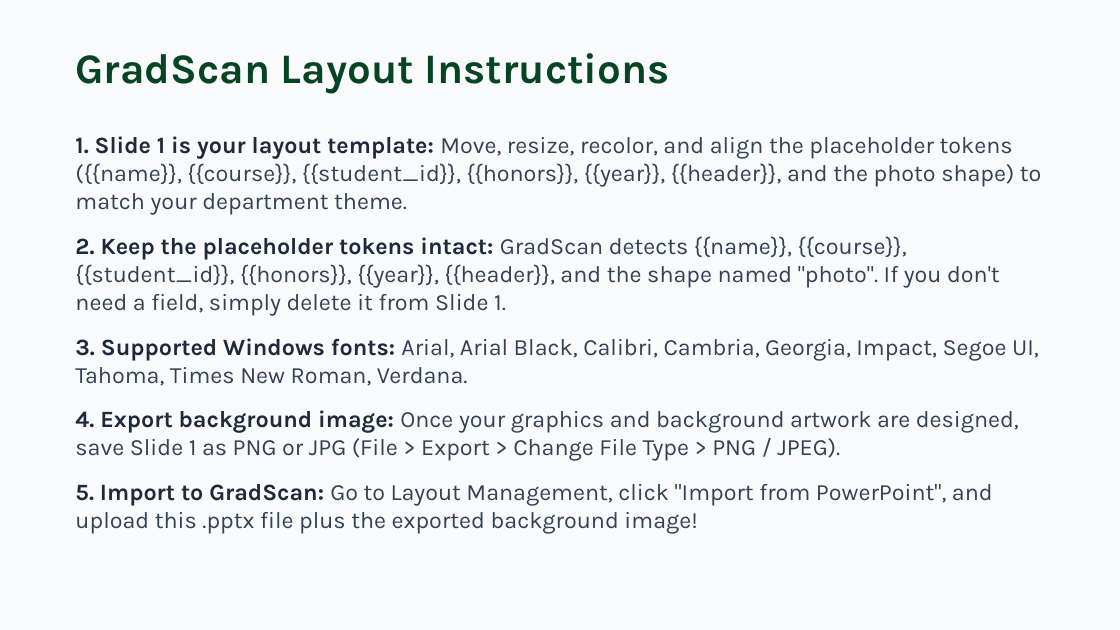
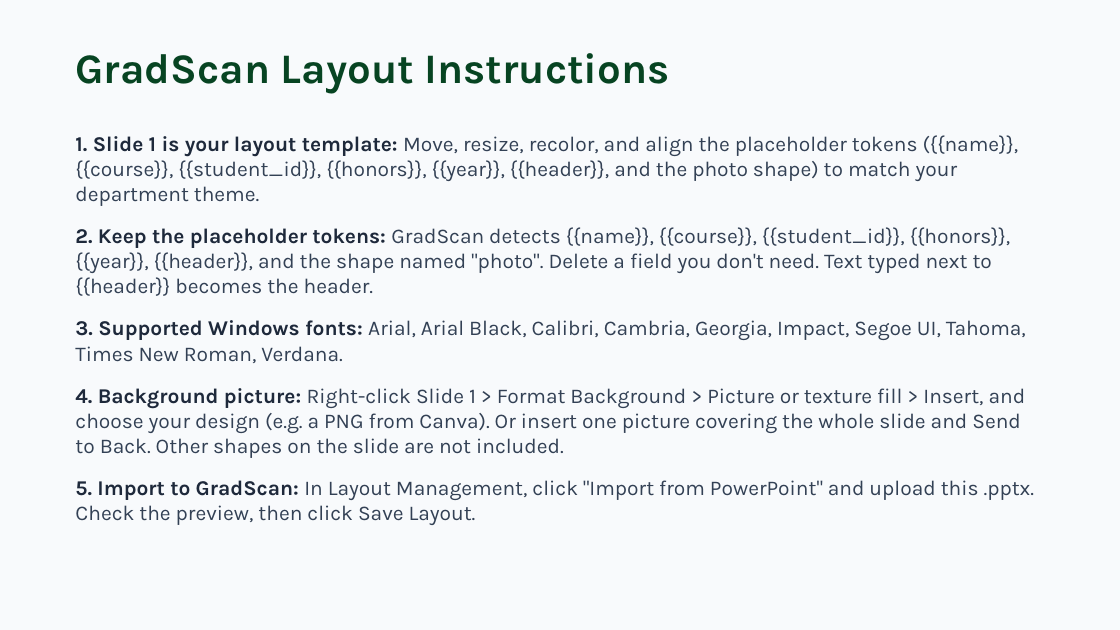
Before and after one commit to cantbe-blank/gradscan, a slide deck: slide 2 of templates/GradScan_Layout_Starter.pptx. Drawn at 1120x630 pixels with LibreOffice and Linux fonts; fonts in the diff are those of the drawing. Boxes give left, top, right and bottom in pixels: in the first picture for what was removed or moved away, otherwise in the second. Text is boxed around its words. In the diff, an @@ line names an element or a change of style, - is before the commit and + after.

```diff
--- a/templates/GradScan_Layout_Starter.pptx
+++ b/templates/GradScan_Layout_Starter.pptx
@@ text at (75,135,1026,363): size 20 to 18 pt in "1. Slide 1 is your layout template: ...", "3. Supported Windows fonts: Arial, Arial Black, ..." @@
@@ text at (75,227,1010,296): text changed; size 20 to 18 pt @@
-2. Keep the placeholder tokens intact: GradScan detects {{name}}, {{course}}, {{student_id}}, {{honors}}, {{year}}, {{header}}, and the shape named "photo". If you don't need a field, simply delete it from Slide 1.
+2. Keep the placeholder tokens: GradScan detects {{name}}, {{course}}, {{student_id}}, {{honors}}, {{year}}, {{header}}, and the shape named "photo". Delete a field you don't need. Text typed next to {{header}} becomes the header.
@@ text at (75,388,1035,525): text changed; size 20 to 18 pt @@
-4. Export background image: Once your graphics and background artwork are designed, save Slide 1 as PNG or JPG (File > Export > Change File Type > PNG / JPEG).
-5. Import to GradScan: Go to Layout Management, click "Import from PowerPoint", and upload this .pptx file plus the exported background image!
+4. Background picture: Right-click Slide 1 > Format Background > Picture or texture fill > Insert, and choose your design (e.g. a PNG from Canva). Or insert one picture covering the whole slide and Send to Back. Other shapes on the slide are not included.
+5. Import to GradScan: In Layout Management, click "Import from PowerPoint" and upload this .pptx. Check the preview, then click Save Layout.
```
Also in this commit, not shown: 43 other files.
